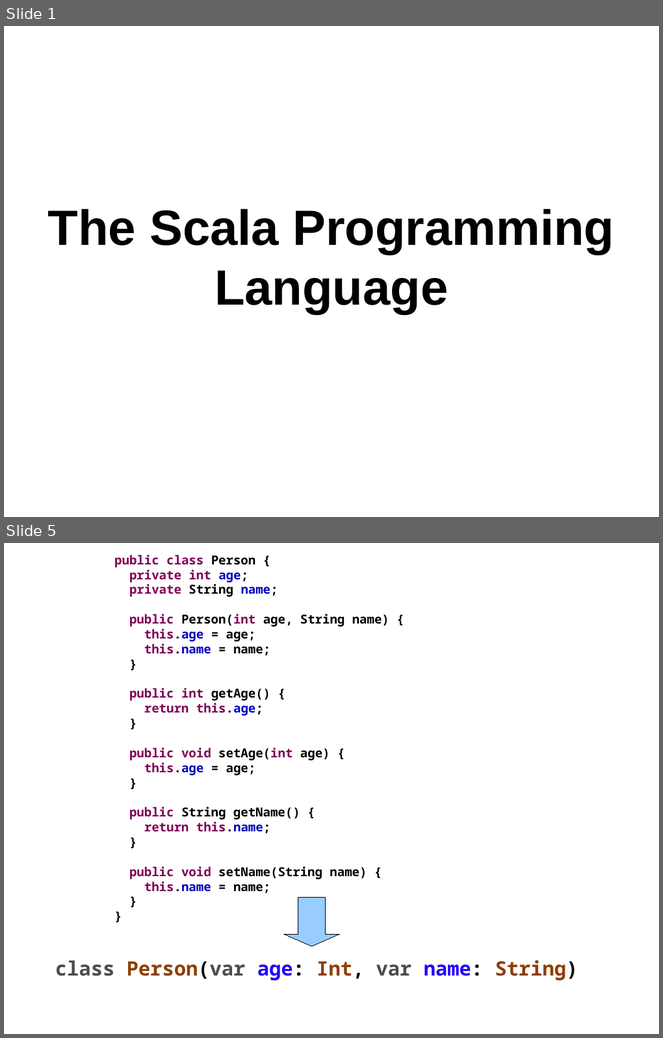
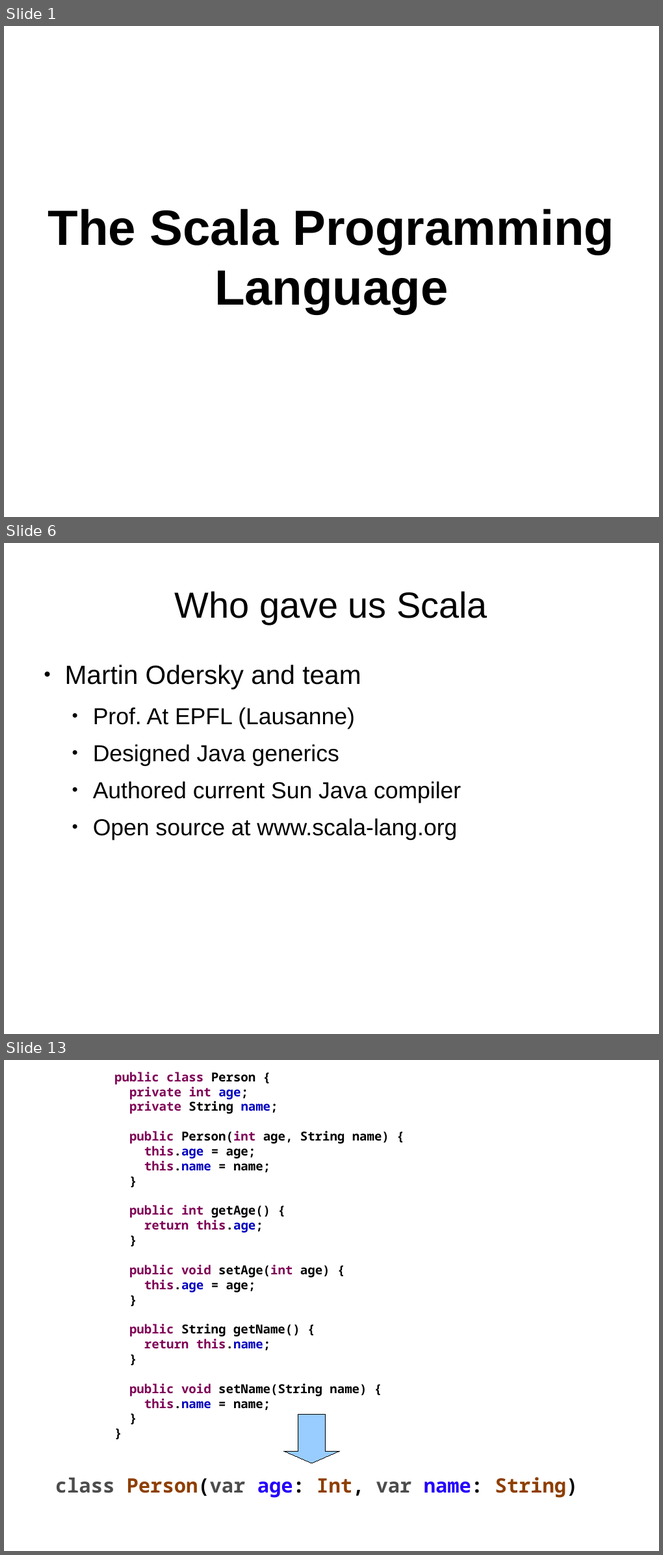
Before and after one commit to kaesler/ScalaTalk, a slide deck: my_slides/1.1-motivation.odp. Shown one above the other, each under a label of ours: slides 1 and 5 before the commit, slides 1, 6 and 13 after it; the slides between them are not shown. The pictures are 663x1038 and 663x1555 pixels, drawn with LibreOffice and Linux fonts; fonts in the diff are those of the drawing; background and template pictures are left out. Boxes give left, top, right and bottom in pixels: in the first picture for what was removed or moved away, otherwise in the second. Text is boxed around its words. In the diff, an @@ line names an element or a change of style, - is before the commit and + after.

```diff
--- a/my_slides/1.1-motivation.odp
+++ b/my_slides/1.1-motivation.odp
@@ slide 6 added at [4,543,659,1034], background #FFFFFF @@
@@ title added at [175,591,488,624], 44 pt, text #000000 @@
+Who gave us Scala
@@ text added at [65,665,461,840], 28 pt, text #000000 @@
+● Martin Odersky and team
+  ● Prof. At EPFL (Lausanne)
+  ● Designed Java generics
+  ● Authored current Sun Java compiler
+  ● Open source at www.scala-lang.org
@@ what was slide 5 is now slide 13 @@
```
Also in this commit, not shown: 5 slides changed, 5 other slides added, 2 slides removed, 1 other file.
